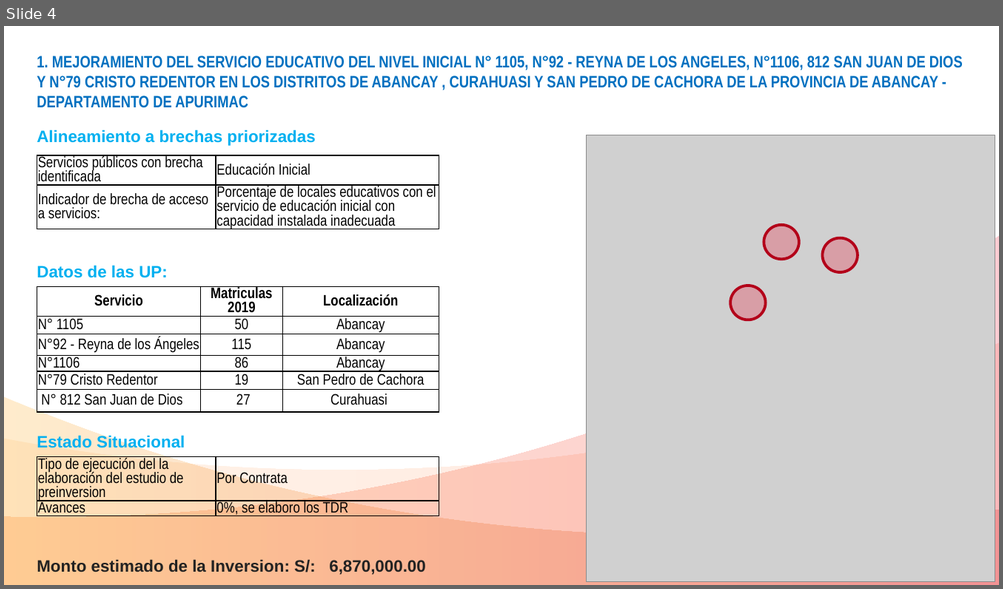
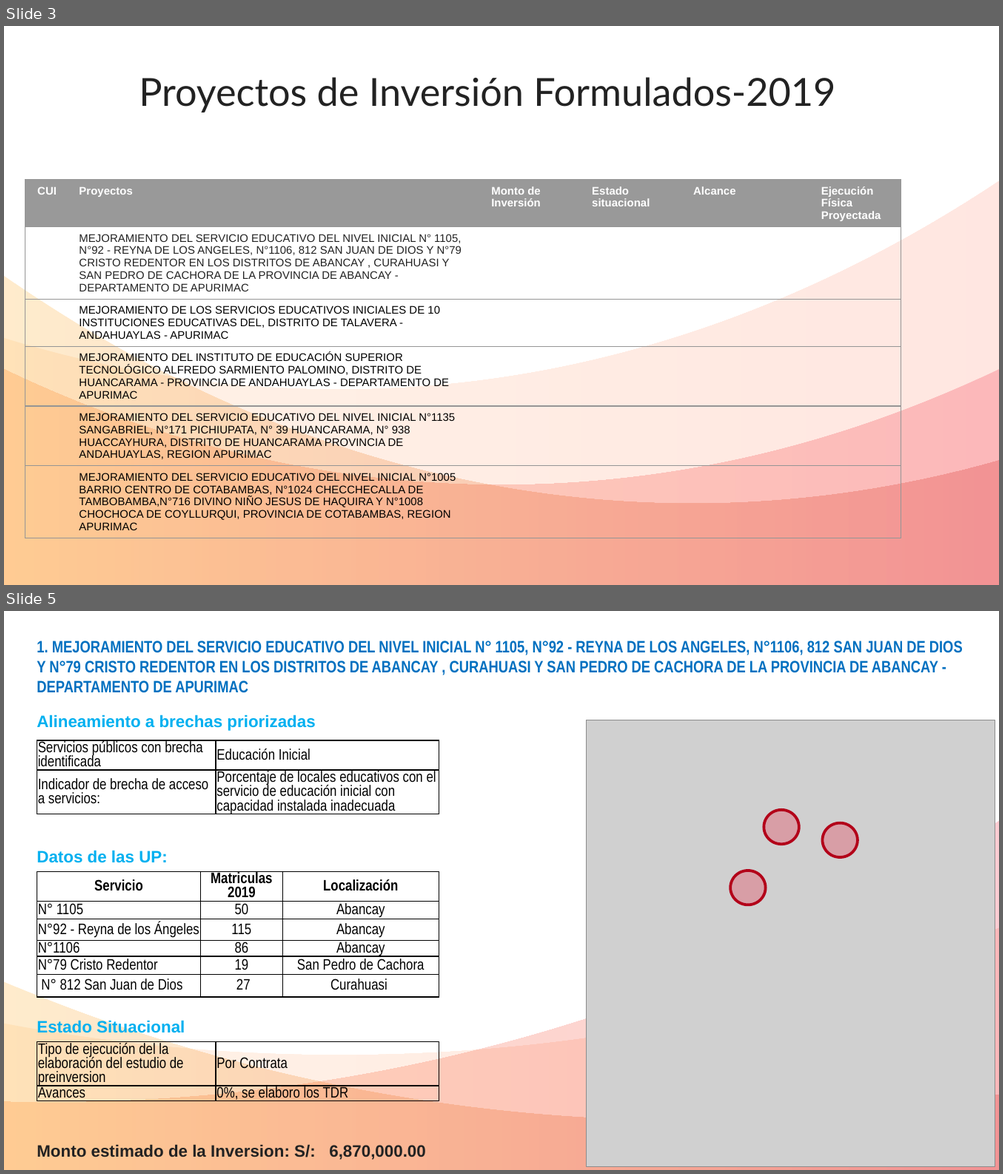
Before and after one commit to ORFEI-GRAP/Gestion-ORFEI, a slide deck: Proyectos Funcion Educacion.pptx. Shown one above the other, each under a label of ours: slide 4 before the commit, slides 3 and 5 after it; the slides between them are not shown. The pictures are 1003x589 and 1003x1174 pixels, drawn with LibreOffice and Linux fonts; fonts in the diff are those of the drawing; grey boxes stand for pictures. Boxes give left, top, right and bottom in pixels: in the first picture for what was removed or moved away, otherwise in the second. Text is boxed around its words. In the diff, an @@ line names an element or a change of style, - is before the commit and + after.

```diff
--- a/Proyectos Funcion Educacion.pptx
+++ b/Proyectos Funcion Educacion.pptx
@@ slide 3 added at <box>4,26,999,585</box>, background #FFFFFF @@
@@ text added at <box>139,77,835,113</box>, 28 pt, text #222222 @@
+Proyectos de Inversión Formulados-2019
@@ table added at <box>25,180,900,558</box>, 6 rows, 6 columns @@
+CUI | Proyectos | Monto de Inversión | Estado situacional | Alcance | Ejecución Física Proyectada
+ | MEJORAMIENTO DEL SERVICIO EDUCATIVO DEL NIVEL INICIAL N° 1105, N°92 - REYNA DE LOS ANGELES, N°1106, 812 SAN JUAN DE DIOS Y N°79 CRISTO REDENTOR EN LOS DISTRITOS DE ABANCAY , CURAHUASI Y SAN PEDRO DE CACHORA DE LA PROVINCIA DE ABANCAY - DEPARTAMENTO DE APURIMAC |  |  |  | 
+ | MEJORAMIENTO DE LOS SERVICIOS EDUCATIVOS INICIALES DE 10 INSTITUCIONES EDUCATIVAS DEL, DISTRITO DE TALAVERA - ANDAHUAYLAS - APURIMAC |  |  |  | 
+ | MEJORAMIENTO DEL INSTITUTO DE EDUCACIÓN SUPERIOR TECNOLÓGICO ALFREDO SARMIENTO PALOMINO, DISTRITO DE HUANCARAMA - PROVINCIA DE ANDAHUAYLAS - DEPARTAMENTO DE APURIMAC |  |  |  | 
+ | MEJORAMIENTO DEL SERVICIO EDUCATIVO DEL NIVEL INICIAL N°1135 SANGABRIEL, N°171 PICHIUPATA, N° 39 HUANCARAMA, N° 938 HUACCAYHURA, DISTRITO DE HUANCARAMA PROVINCIA DE ANDAHUAYLAS, REGION APURIMAC |  |  |  | 
+ | MEJORAMIENTO DEL SERVICIO EDUCATIVO DEL NIVEL INICIAL N°1005 BARRIO CENTRO DE COTABAMBAS, N°1024 CHECCHECALLA DE TAMBOBAMBA,N°716 DIVINO NIÑO JESUS DE HAQUIRA Y N°1008 CHOCHOCA DE COYLLURQUI, PROVINCIA DE COTABAMBAS, REGION APURIMAC |  |  |  | 
@@ freeform shape added at <box>4,181,999,585</box>, fill gradient #FFC486 to #FF866B @@
@@ freeform shape added at <box>4,275,999,585</box>, fill gradient #FF9F00 to #CC0000 @@
@@ freeform shape added at <box>4,369,999,585</box>, fill gradient #F20122 to #FF6A00 @@
@@ what was slide 4 is now slide 5 @@
```
Also in this commit, not shown: 3 slides changed, 3 other files.
